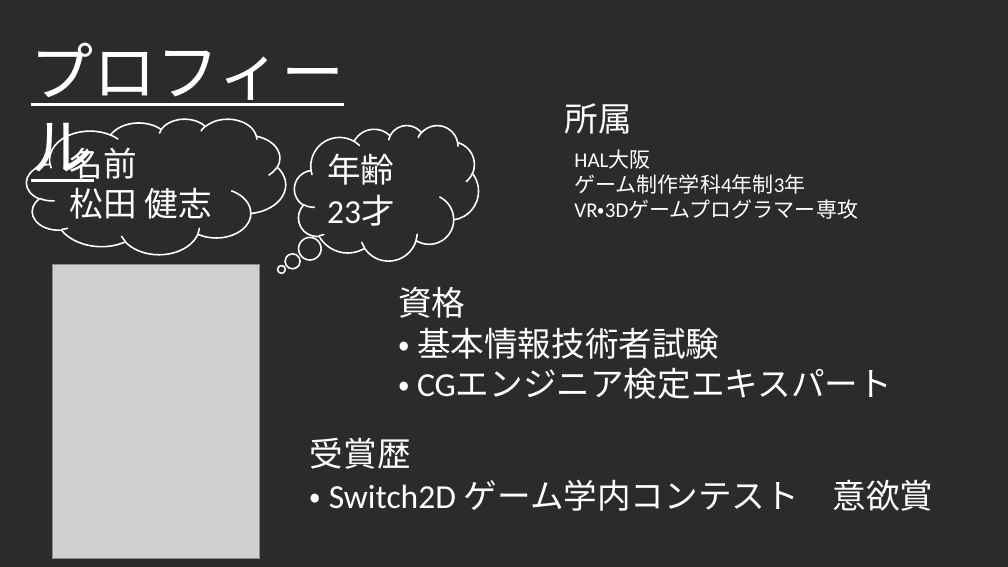
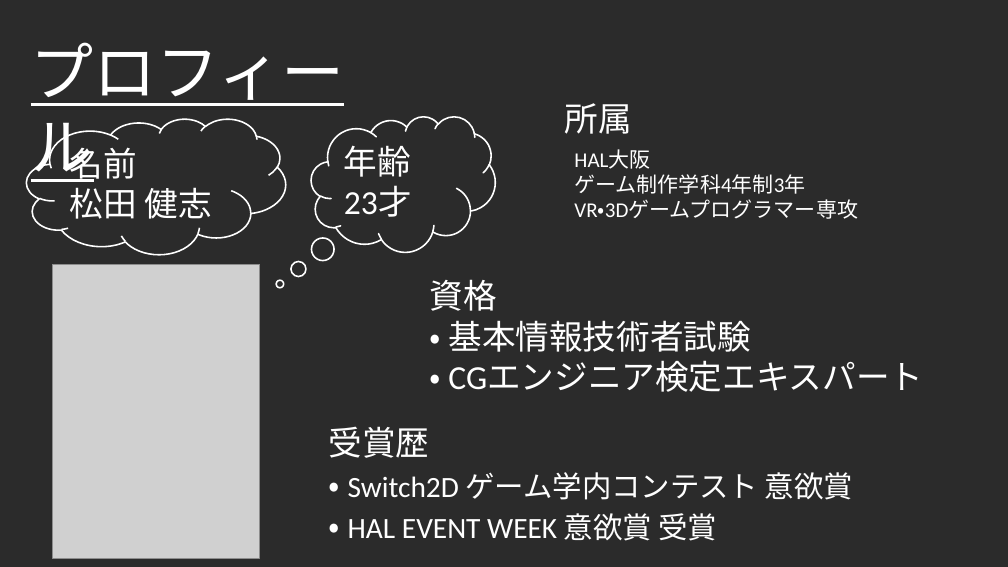
Before and after one commit to Takeshi0106/Action_Game, a slide deck: slide 3 of 0_PR/01_ポートフォリオ.pptx. Drawn at 1008x567 pixels with LibreOffice and Linux fonts; fonts in the diff are those of the drawing; grey boxes stand for pictures; background and template pictures are left out; a plain dark background stands for a picture behind light text. Boxes give left, top, right and bottom in pixels: in the first picture for what was removed or moved away, otherwise in the second. Text is boxed around its words. In the diff, an @@ line names an element or a change of style, - is before the commit and + after.

Commit message:
ポートフォリオを修正しました。

```diff
--- a/0_PR/01_ポートフォリオ.pptx
+++ b/0_PR/01_ポートフォリオ.pptx
@@ thought cloud "年齢 23才": place and size @@
-thought cloud "年齢 23才" at <box>294,125,478,260</box>
+thought cloud "年齢 23才" at <box>312,116,495,252</box>
@@ thought cloud "年齢 23才" at <box>312,116,495,252</box>: proportions changed @@
@@ text "資格": place and size @@
-text "資格" at <box>398,286,465,318</box>
+text "資格" at <box>430,279,497,311</box>
@@ text "・ 基本情報技術者試験": place and size @@
-text "・ 基本情報技術者試験" at <box>398,327,892,399</box>
+text "・ 基本情報技術者試験" at <box>430,320,923,392</box>
@@ text "受賞歴": place and size @@
-text "受賞歴" at <box>310,437,411,469</box>
+text "受賞歴" at <box>329,426,430,458</box>
@@ text "・ Switch2D ゲーム学内コンテスト 意欲賞": place and size @@
-text "・ Switch2D ゲーム学内コンテスト 意欲賞" at <box>310,479,934,511</box>
+text "・ Switch2D ゲーム学内コンテスト 意欲賞" at <box>329,472,853,541</box>
@@ text at <box>329,472,853,500</box>: size 32 to 28 pt in "Switch2D ゲーム学内コンテスト 意欲賞" @@
@@ text at <box>329,513,717,541</box>: paragraph added @@
+・ HAL EVENT WEEK 意欲賞 受賞
```
Also in this commit, not shown: 2 other slides changed, 1 slide added.
